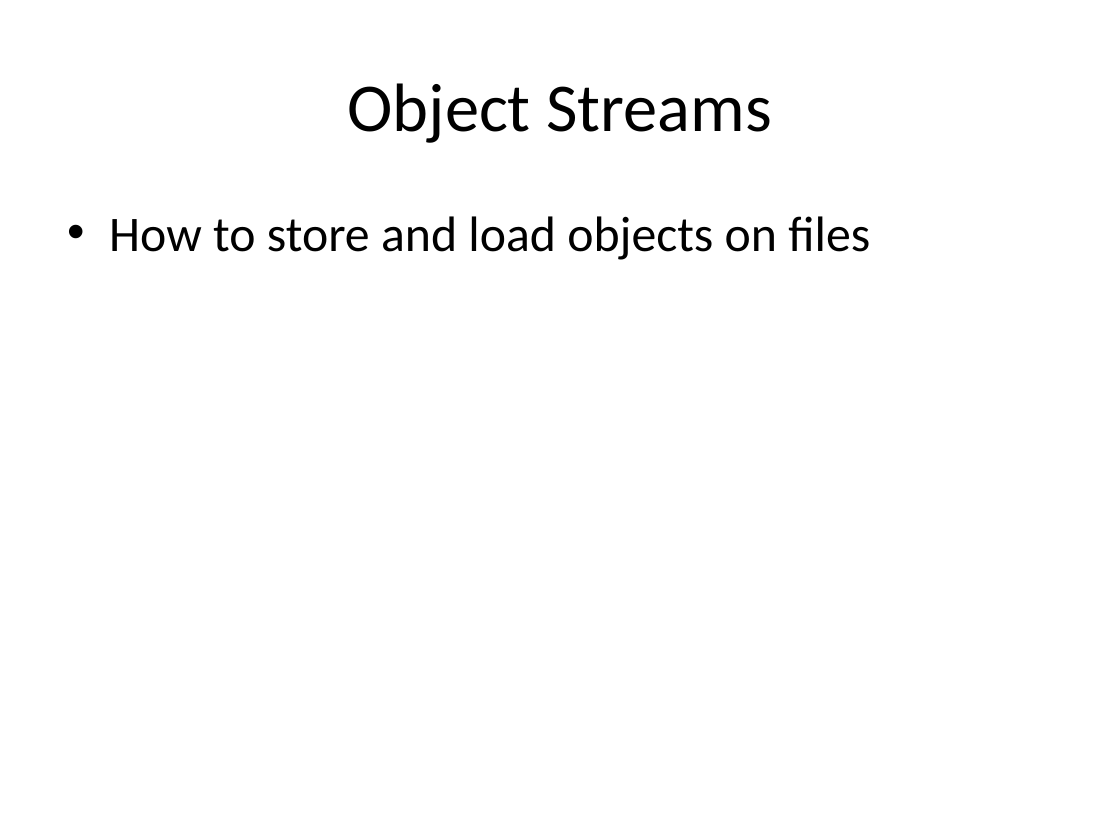
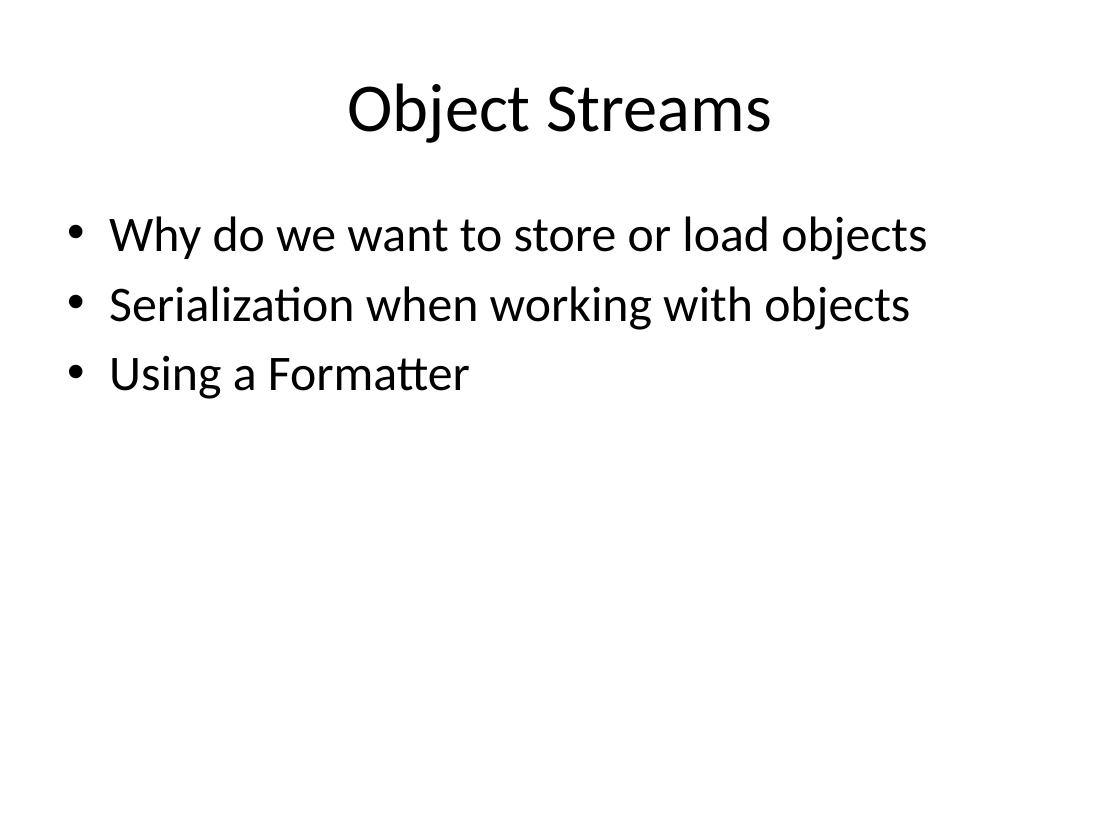
Before and after one commit to isurup/kalle-martin-group, a slide deck: slide 4 of OOPExam/04 File IO, Object Streams and Exceptions.pptx. Drawn at 1120x840 pixels with LibreOffice and Linux fonts; fonts in the diff are those of the drawing. Boxes give left, top, right and bottom in pixels: in the first picture for what was removed or moved away, otherwise in the second. Text is boxed around its words. In the diff, an @@ line names an element or a change of style, - is before the commit and + after.

```diff
--- a/OOPExam/04 File IO, Object Streams and Exceptions.pptx
+++ b/OOPExam/04 File IO, Object Streams and Exceptions.pptx
@@ text at [109, 216, 927, 399]: text changed @@
-• How to store and load objects on files
+• Why do we want to store or load objects
+• Serialization when working with objects
+• Using a Formatter
```
Also in this commit, not shown: 2 other slides changed.
